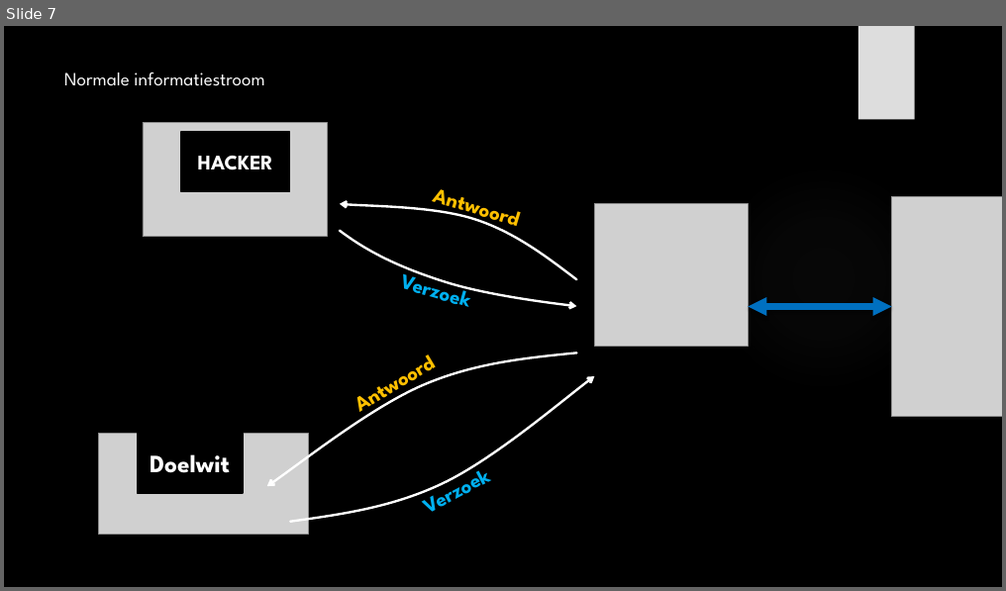
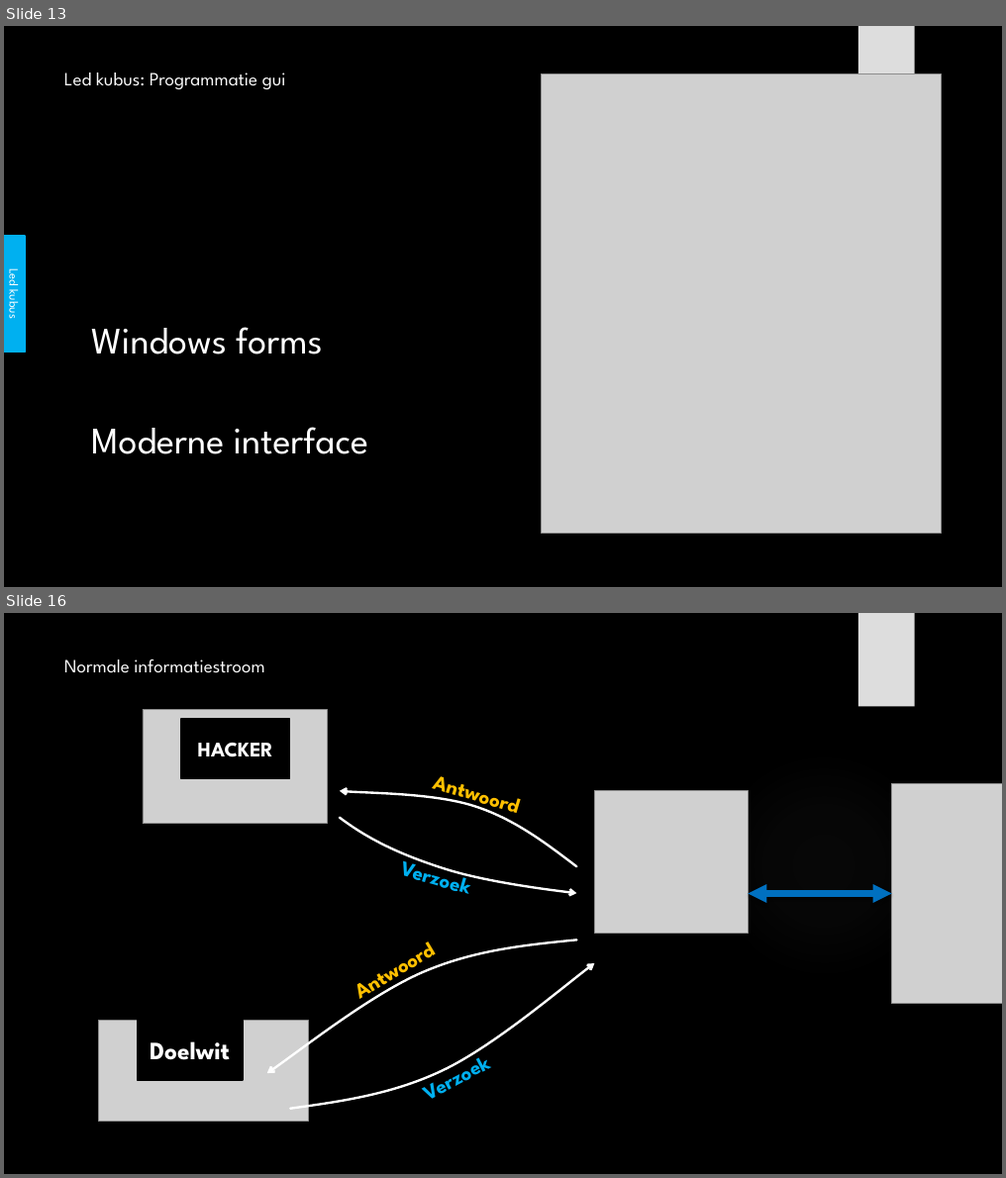
Before and after one commit to its-3ncrypt/Led_Cube_arduino, a slide deck: _Administratie/Presentatie GIP.pptx. Shown one above the other, each under a label of ours: slide 7 before the commit, slides 13 and 16 after it; the slides between them are not shown. The pictures are 1006x591 and 1006x1178 pixels, drawn with LibreOffice and Linux fonts; fonts in the diff are those of the drawing; grey boxes stand for pictures; background and template pictures are left out. Boxes give left, top, right and bottom in pixels: in the first picture for what was removed or moved away, otherwise in the second. Text is boxed around its words. In the diff, an @@ line names an element or a change of style, - is before the commit and + after.

```diff
--- a/_Administratie/Presentatie GIP.pptx
+++ b/_Administratie/Presentatie GIP.pptx
@@ slide 13 added at [4, 26, 1002, 587], background picture (left out); not listed: 1 template element that a slide beside it also shows @@
@@ title added at [64, 73, 286, 89], 18 pt, text #F8F8F8 @@
+Led kubus: Programmatie gui
@@ picture added at [542, 74, 942, 534] @@
@@ rectangle added at [4, 236, 25, 353], fill #00B0F0, outline #00B0F0 1.5 pt, 12 pt, text #FFFFFF @@
+Led kubus
@@ text added at [91, 327, 369, 455], 36 pt, text #FFFFFF @@
+Windows forms
+Moderne interface
@@ what was slide 7 is now slide 16 @@
```
Also in this commit, not shown: 3 slides changed, 11 other slides added, 3 slides removed.
